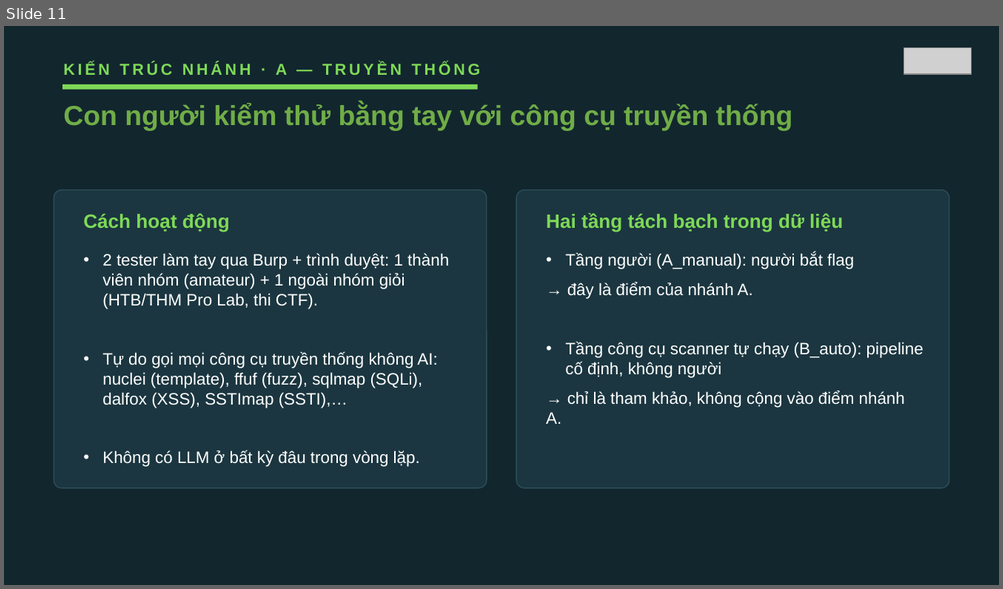
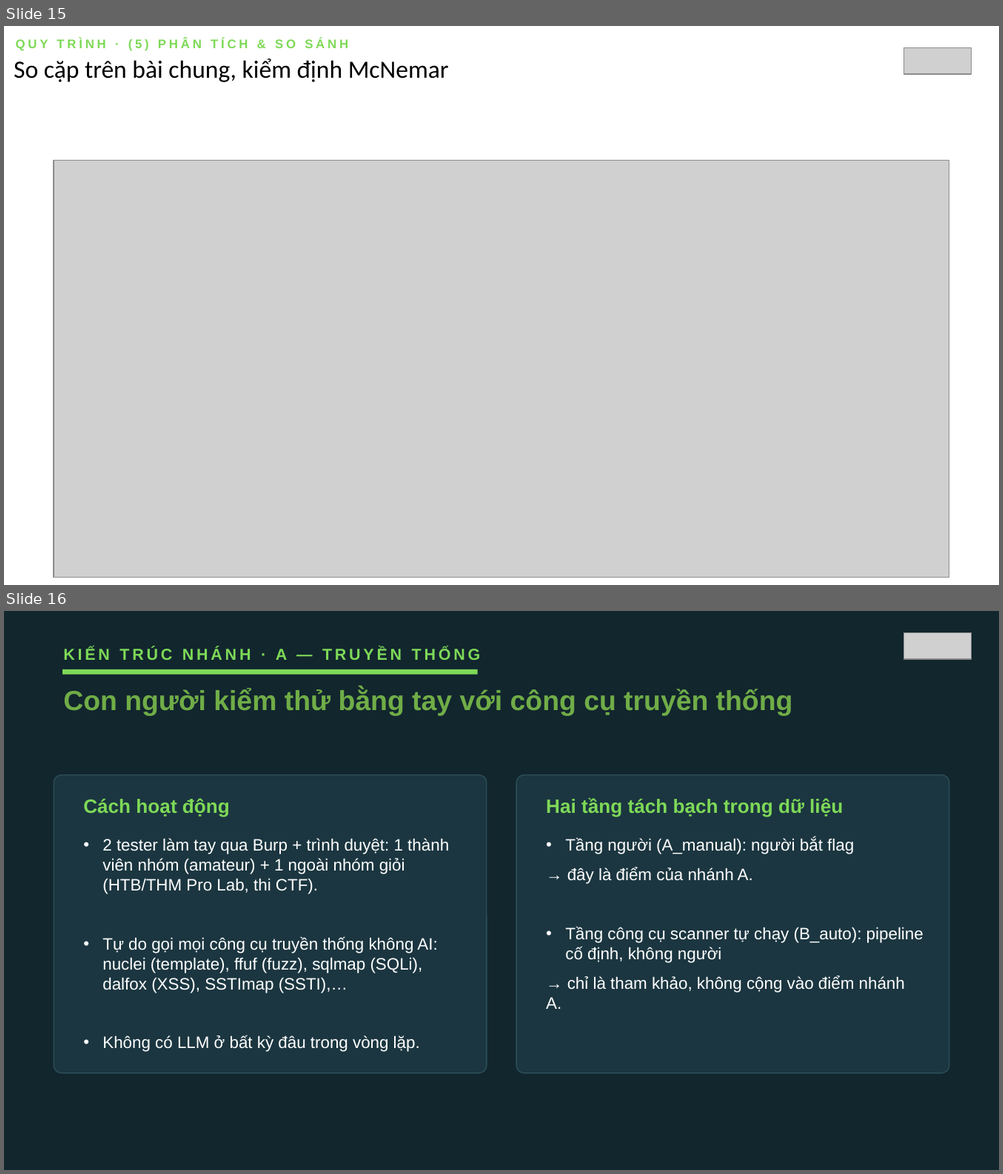
Before and after one commit to VuNguyenBinh/KLTN-FA26, a slide deck: Slide/KTLN_slide.pptx. Shown one above the other, each under a label of ours: slide 11 before the commit, slides 15 and 16 after it. The pictures are 1003x589 and 1003x1174 pixels, drawn with LibreOffice and Linux fonts; fonts in the diff are those of the drawing; grey boxes stand for pictures. Boxes give left, top, right and bottom in pixels: in the first picture for what was removed or moved away, otherwise in the second. Text is boxed around its words. In the diff, an @@ line names an element or a change of style, - is before the commit and + after.

```diff
--- a/Slide/KTLN_slide.pptx
+++ b/Slide/KTLN_slide.pptx
@@ slide 15 added at bbox=[4, 26, 999, 585], background #FFFFFF @@
@@ text added at bbox=[16, 38, 348, 51], 9 pt, text #7ED957, bold @@
+QUY TRÌNH · (5) PHÂN TÍCH & SO SÁNH
@@ text added at bbox=[14, 59, 449, 82], 18 pt, text #000000 @@
+So cặp trên bài chung, kiểm định McNemar
@@ picture added at bbox=[903, 48, 970, 74] @@
@@ picture added at bbox=[54, 160, 949, 578] @@
@@ what was slide 11 is now slide 16 @@
```
Also in this commit, not shown: 4 other slides added, 2 other files.
